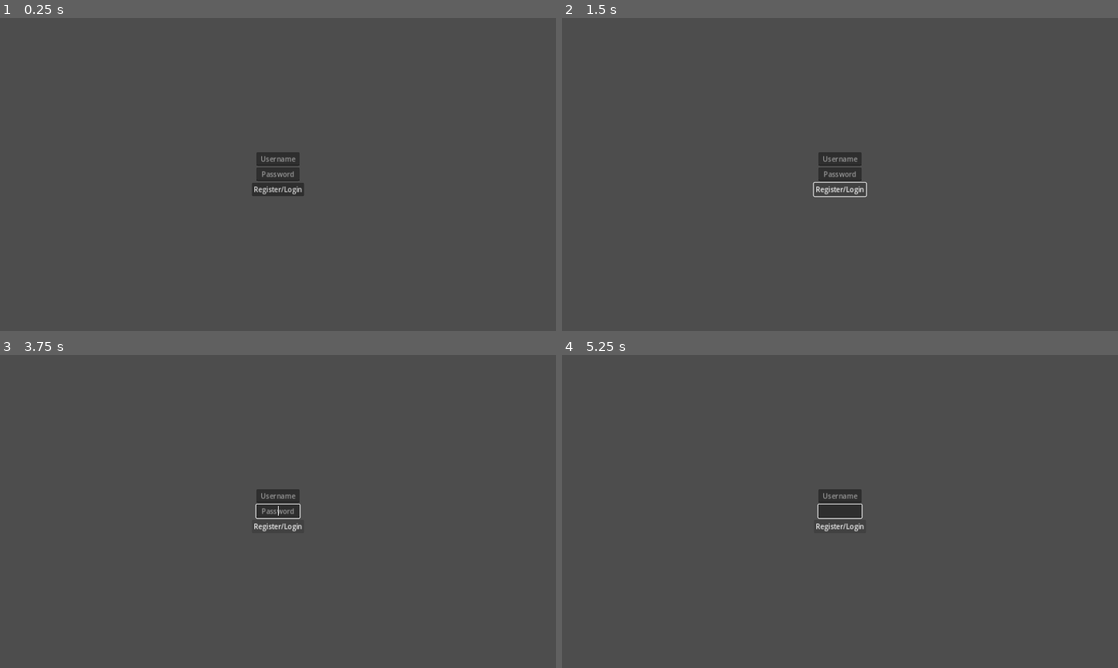
Above: before the commit, frames 1-4 (two rows, left to right).
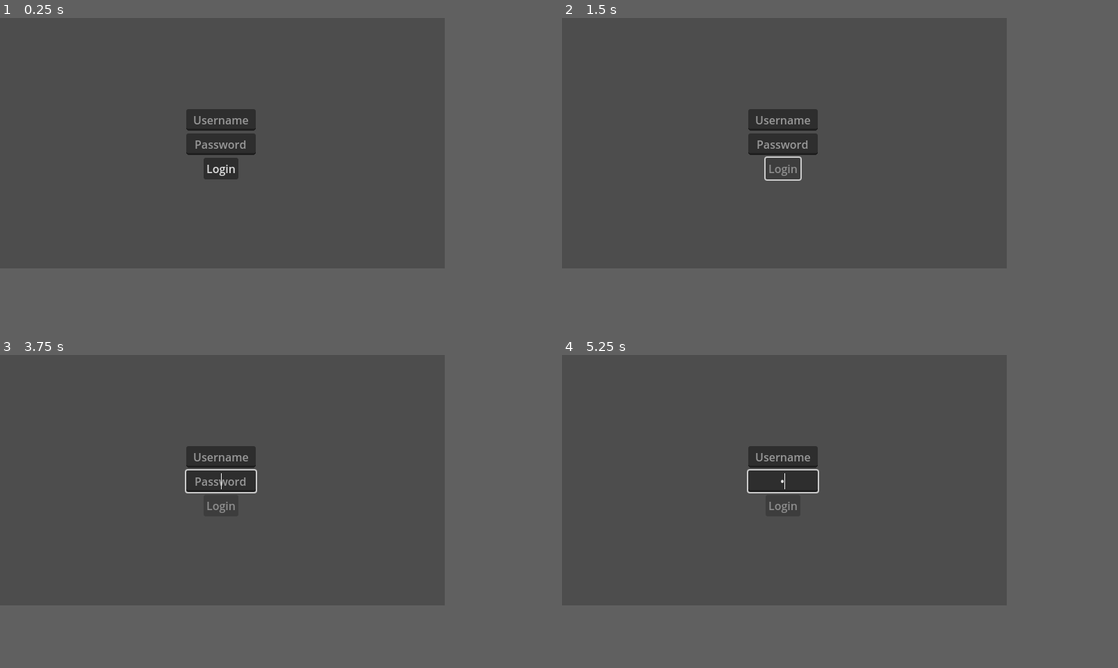
Above: after the commit, the same moments.

Repository: KTrevis/go-dot-client
Game: Godot game, scene res://main.tscn
Same seed, same stepped clock (60 frames per second), same inputs: the game is played once before the commit and once after it.
Inputs:
- Up to frame 1 (0.25 s): no input
- Up to frame 2 (1.5 s): click "Register/Login" (after the commit: "Login") at 0.5 s; tap Enter at 1.25 s; hold Right (ui_right) from 1.28 s (still down)
- Up to frame 3 (3.75 s): tap Space at 2, 3.5 s; release Right (ui_right) at 2.03 s; hold Down (ui_down) 2.03-2.78 s; tap Enter at 2.75 s; hold Right (ui_right) 2.78-3.53 s; hold Up (ui_up) from 3.53 s (still down)
- Up to frame 4 (5.25 s): tap Enter at 4.25 s; release Up (ui_up) at 4.28 s; hold Left (ui_left) from 4.28 s (still down); tap Space at 5 s
In our replay, the window is 800x450 before the commit and 640x360 after it. These sizes can differ from the game's own. Grey fills any space a smaller window leaves; there, only what the larger window draws over its background counts as a difference.

The runs differ from the first frame. In frame 1, 2.9% of the frame differs, in the area x 33-55%, y 29-57%; in frame 2, 2.5%; in frame 3, 2.6%; in frame 4, 2.6%.

Commit message:
moved register to browser, login implemented, css wip

Diff:
--- a/LoginRegister/LoginRegister.gd
+++ /dev/null
@@ -1,16 +0,0 @@
-extends Control
-
-func submitForm() -> void:
-	var data := {
-		"username": %Username.text,
-		"password": %Password.text,
-	}
-	WebSocket.send(WebSocket.MessageType.REGISTER_LOGIN, data)
-
-func _ready() -> void:
-	var button: Button = %Button
-	button.pressed.connect(submitForm)
-	WebSocket.message_received.connect(func(msg := {}) -> void:
-		if "error" in msg:
-			%Error.text = msg.error
-	)
--- a/LoginRegister/LoginRegister.tscn
+++ /dev/null
@@ -1,48 +0,0 @@
-[gd_scene load_steps=2 format=3 uid="uid://trgd6y7xm1v8"]
-
-[ext_resource type="Script" path="res://LoginRegister/LoginRegister.gd" id="1_71hhj"]
-
-[node name="LoginRegister" type="Control"]
-layout_mode = 3
-anchors_preset = 0
-offset_right = 1281.0
-script = ExtResource("1_71hhj")
-
-[node name="BoxContainer" type="BoxContainer" parent="."]
-layout_mode = 0
-offset_right = 1281.0
-offset_bottom = 719.0
-alignment = 1
-vertical = true
-
-[node name="Error" type="Label" parent="BoxContainer"]
-unique_name_in_owner = true
-layout_mode = 2
-horizontal_alignment = 1
-
-[node name="Username" type="LineEdit" parent="BoxContainer"]
-unique_name_in_owner = true
-custom_minimum_size = Vector2(100, 0)
-layout_mode = 2
-size_flags_horizontal = 4
-size_flags_vertical = 4
-placeholder_text = "Username"
-alignment = 1
-
-[node name="Password" type="LineEdit" parent="BoxContainer"]
-unique_name_in_owner = true
-custom_minimum_size = Vector2(100, 0)
-layout_mode = 2
-size_flags_horizontal = 4
-size_flags_vertical = 4
-placeholder_text = "Password"
-alignment = 1
-
-[node name="Button" type="Button" parent="BoxContainer"]
-unique_name_in_owner = true
-layout_mode = 2
-size_flags_horizontal = 4
-text = "Register/Login"
-
-[node name="Label" type="Label" parent="BoxContainer"]
-layout_mode = 2
--- a/Player/player.tscn
+++ /dev/null
@@ -1,28 +0,0 @@
-[gd_scene load_steps=7 format=3 uid="uid://byfmneoxe1es"]
-
-[ext_resource type="Script" path="res://Player/player.gd" id="1_d855i"]
-[ext_resource type="Texture2D" uid="uid://cj17ayyorfhl2" path="res://icon.svg" id="1_v6ul0"]
-[ext_resource type="Script" path="res://modules/StateMachine/StateMachine.gd" id="4_awoip"]
-[ext_resource type="Script" path="res://Player/states/default.gd" id="5_q6rfn"]
-[ext_resource type="Script" path="res://Player/states/walk.gd" id="6_2wik7"]
-
-[sub_resource type="RectangleShape2D" id="RectangleShape2D_xdjf2"]
-size = Vector2(128, 128)
-
-[node name="player" type="CharacterBody2D"]
-script = ExtResource("1_d855i")
-
-[node name="Icon" type="Sprite2D" parent="."]
-texture = ExtResource("1_v6ul0")
-
-[node name="CollisionShape2D" type="CollisionShape2D" parent="."]
-shape = SubResource("RectangleShape2D_xdjf2")
-
-[node name="StateMachine" type="Node" parent="."]
-script = ExtResource("4_awoip")
-
-[node name="default" type="Node" parent="StateMachine"]
-script = ExtResource("5_q6rfn")
-
-[node name="walk" type="Node" parent="StateMachine"]
-script = ExtResource("6_2wik7")
--- a/main.tscn
+++ b/main.tscn
@@ -1,7 +1,7 @@
 [gd_scene load_steps=2 format=3 uid="uid://djmo3hr5b8skq"]
 
-[ext_resource type="PackedScene" uid="uid://trgd6y7xm1v8" path="res://LoginRegister/LoginRegister.tscn" id="1_oiqhl"]
+[ext_resource type="PackedScene" uid="uid://trgd6y7xm1v8" path="res://scenes/Login/Login.tscn" id="1_oiqhl"]
 
 [node name="main" type="Node2D"]
 
-[node name="BoxContainer" parent="." instance=ExtResource("1_oiqhl")]
+[node name="Login" parent="." instance=ExtResource("1_oiqhl")]
--- a/project.godot
+++ b/project.godot
@@ -21,8 +21,8 @@
 
 [display]
 
-window/size/viewport_width=1280
-window/size/viewport_height=720
+window/size/viewport_width=640
+window/size/viewport_height=360
 window/stretch/mode="canvas_items"
 
 [editor_plugins]
--- /dev/null
+++ b/scenes/CSS/CSS.gd
@@ -0,0 +1,7 @@
+extends Control
+class_name CSS
+
+var test = "test"
+
+static func new() -> CSS:
+	return load("res://scenes/CSS/CSS.tscn").instantiate()
--- /dev/null
+++ b/scenes/CSS/CSS.tscn
@@ -0,0 +1,18 @@
+[gd_scene load_steps=2 format=3 uid="uid://dmgnaerxipxud"]
+
+[ext_resource type="Script" path="res://scenes/CSS/CSS.gd" id="1_eamy2"]
+
+[node name="CSS" type="Control"]
+layout_mode = 3
+anchors_preset = 0
+script = ExtResource("1_eamy2")
+
+[node name="ScrollContainer" type="ScrollContainer" parent="."]
+offset_left = 520.0
+offset_top = 8.0
+offset_right = 633.0
+offset_bottom = 350.0
+
+[node name="BoxContainer" type="BoxContainer" parent="ScrollContainer"]
+layout_mode = 2
+vertical = true
--- /dev/null
+++ b/scenes/Login/Login.gd
@@ -0,0 +1,25 @@
+extends Control
+class_name LoginScreen
+
+func submitForm() -> void:
+	var data := {
+		"username": %Username.text,
+		"password": %Password.text,
+	}
+	WebSocket.send("LOGIN", data)
+	%Button.disabled = true
+
+func _ready() -> void:
+	var button: Button = %Button
+	button.pressed.connect(submitForm)
+	WebSocket.message_received.connect(func(msg := {}) -> void:
+		%Button.disabled = false
+		if "token" in msg:
+			WebSocket.token = msg.token
+			print(msg)
+			queue_free()
+			get_node("..").add_child(CSS.new())
+			return
+		if "error" in msg:
+			%Error.text = msg.error
+	)
--- /dev/null
+++ b/scenes/Login/Login.tscn
@@ -0,0 +1,49 @@
+[gd_scene load_steps=2 format=3 uid="uid://trgd6y7xm1v8"]
+
+[ext_resource type="Script" path="res://scenes/Login/Login.gd" id="1_71hhj"]
+
+[node name="Login" type="Control"]
+layout_mode = 3
+anchors_preset = 0
+script = ExtResource("1_71hhj")
+
+[node name="BoxContainer" type="BoxContainer" parent="."]
+layout_mode = 0
+offset_right = 636.0
+offset_bottom = 363.0
+alignment = 1
+vertical = true
+
+[node name="Error" type="Label" parent="BoxContainer"]
+unique_name_in_owner = true
+layout_mode = 2
+horizontal_alignment = 1
+
+[node name="Username" type="LineEdit" parent="BoxContainer"]
+unique_name_in_owner = true
+custom_minimum_size = Vector2(100, 0)
+layout_mode = 2
+size_flags_horizontal = 4
+size_flags_vertical = 4
+placeholder_text = "Username"
+alignment = 1
+
+[node name="Password" type="LineEdit" parent="BoxContainer"]
+unique_name_in_owner = true
+custom_minimum_size = Vector2(100, 0)
+layout_mode = 2
+size_flags_horizontal = 4
+size_flags_vertical = 4
+placeholder_text = "Password"
+alignment = 1
+secret = true
+
+[node name="Button" type="Button" parent="BoxContainer"]
+unique_name_in_owner = true
+layout_mode = 2
+size_flags_horizontal = 4
+text = "Login
+"
+
+[node name="Label" type="Label" parent="BoxContainer"]
+layout_mode = 2
--- /dev/null
+++ b/scenes/Player/player.tscn
@@ -0,0 +1,28 @@
+[gd_scene load_steps=7 format=3 uid="uid://byfmneoxe1es"]
+
+[ext_resource type="Script" path="res://scenes/Player/player.gd" id="1_d855i"]
+[ext_resource type="Texture2D" uid="uid://crrccbrqs2gc5" path="res://icon.svg" id="1_v6ul0"]
+[ext_resource type="Script" path="res://scenes/modules/StateMachine/StateMachine.gd" id="4_awoip"]
+[ext_resource type="Script" path="res://scenes/Player/states/default.gd" id="5_q6rfn"]
+[ext_resource type="Script" path="res://scenes/Player/states/walk.gd" id="6_2wik7"]
+
+[sub_resource type="RectangleShape2D" id="RectangleShape2D_xdjf2"]
+size = Vector2(128, 128)
+
+[node name="player" type="CharacterBody2D"]
+script = ExtResource("1_d855i")
+
+[node name="Icon" type="Sprite2D" parent="."]
+texture = ExtResource("1_v6ul0")
+
+[node name="CollisionShape2D" type="CollisionShape2D" parent="."]
+shape = SubResource("RectangleShape2D_xdjf2")
+
+[node name="StateMachine" type="Node" parent="."]
+script = ExtResource("4_awoip")
+
+[node name="default" type="Node" parent="StateMachine"]
+script = ExtResource("5_q6rfn")
+
+[node name="walk" type="Node" parent="StateMachine"]
+script = ExtResource("6_2wik7")
--- a/websocket.gd
+++ b/websocket.gd
@@ -1,17 +1,15 @@
 extends Node
-
-enum MessageType {
-	NONE,
-	REGISTER_LOGIN,
-}
 
 @export var ip := "127.0.0.1:8080/websocket"
 
 signal message_received(message: Dictionary)
+signal connected
 
 var _webSocket := WebSocketPeer.new()
+var _isConnected := false
+var token := ""
 
-func send(type: MessageType, msg := {}) -> void:
+func send(type: String, msg := {}) -> void:
 	_webSocket.send_text(JSON.stringify(type))
 	_webSocket.send_text(JSON.stringify(msg))
 
@@ -28,6 +26,13 @@
 	var state := _webSocket.get_ready_state()
 	match state:
 		WebSocketPeer.STATE_OPEN:
+			if !_isConnected:
+				_isConnected = true
+				print("Websocket connected")
+				connected.emit()
 			_readPackets()
 		WebSocketPeer.STATE_CLOSED:
+			if _isConnected:
+				print("Websocket disconnected")
+			_isConnected = false
 			_webSocket.connect_to_url("ws://%s" % ip)
Renamed: Player/player.gd -> scenes/Player/player.gd
Renamed: Player/states/default.gd -> scenes/Player/states/default.gd
Renamed: Player/states/walk.gd -> scenes/Player/states/walk.gd
Renamed: modules/StateMachine/State.gd -> scenes/modules/StateMachine/State.gd
Renamed: modules/StateMachine/StateMachine.gd -> scenes/modules/StateMachine/StateMachine.gd
Not shown, removed: export/index.apple-touch-icon.png
Not shown, removed: export/index.audio.worklet.js
Not shown, removed: export/index.icon.png
Not shown, removed: export/index.pck
Not shown, removed: export/index.png
Not shown, changed: export/index.wasm
